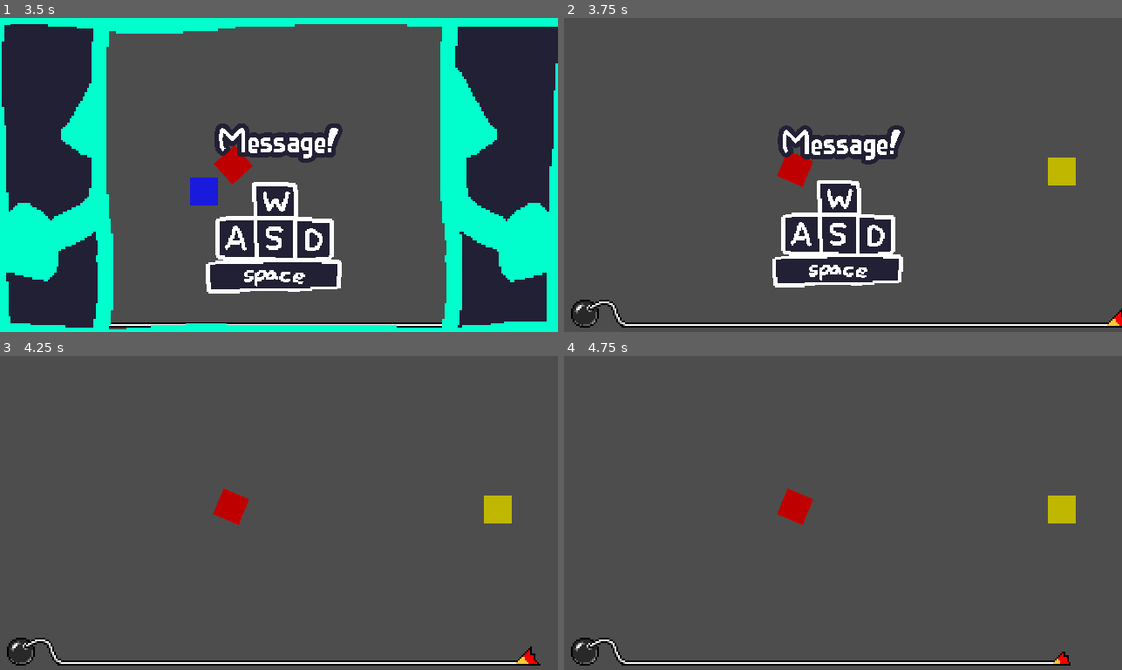
Above: before the commit, frames 1-4 (two rows, left to right).
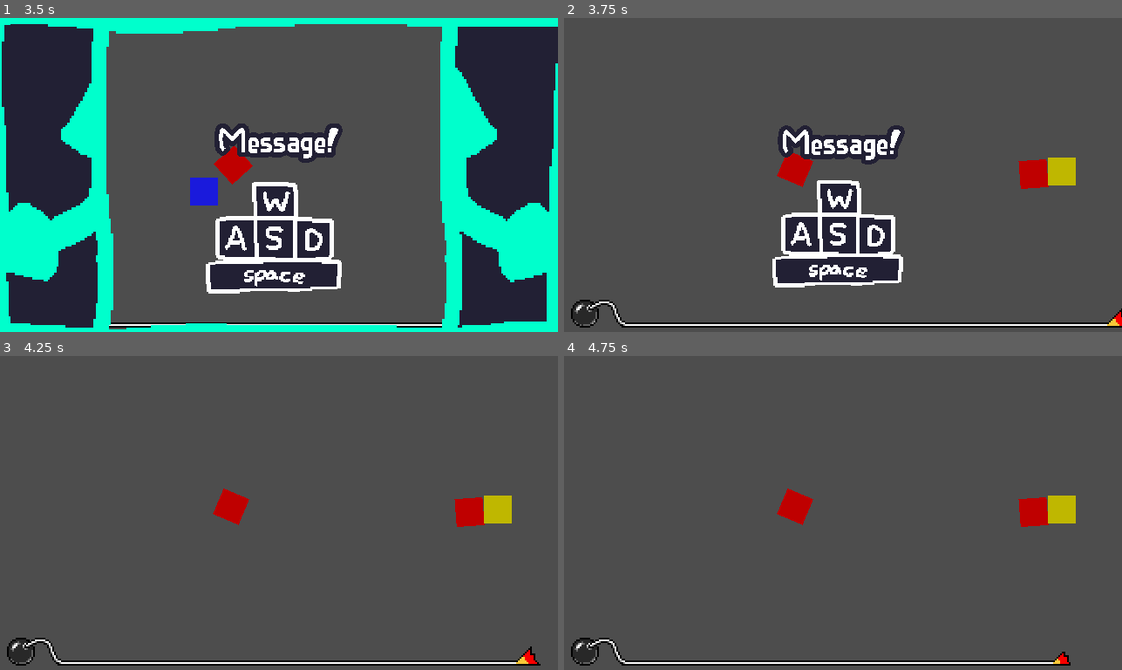
Above: after the commit, the same moments.

Repository: MuizHamzat/MicroGame
Game: Godot game, scene res://scenes/main/main.tscn
The game is run twice, just before and just after one commit, with the same random seed, the same clock (stepped at 60 frames per second) and the same inputs. Sound files missing from this copy of the repository are replaced by a short silence.
Inputs (mouse positions are in pixels of both pictures, inside the frame that each line leads up to):
- Up to frame 1 (3.5 s): click "Start" at 0.5 s; move the mouse to (401, 159) at 1.27 s; hold D (keyboard_right) 1.28-2.03 s; click (401, 159) at 1.42 s; move the mouse to (167, 190) at 2.02 s; hold S (keyboard_down) 2.03-2.78 s; move the mouse to (334, 105) at 2.77 s; hold D (keyboard_right) from 2.78 s (still down)
- Up to frame 2 (3.75 s): move the mouse to (815, 237) at 3.52 s; release D (keyboard_right) at 3.53 s; hold W (keyboard_up) from 3.53 s (still down); click (815, 237) at 3.67 s
- Up to frame 3 (4.25 s): keep holding W (keyboard_up)
- Up to frame 4 (4.75 s): tap Enter at 4.25 s; move the mouse to (1010, 560) at 4.27 s; release W (keyboard_up) at 4.28 s; hold A (keyboard_left) from 4.28 s (still down)

Frame 1 is identical in both runs. In frame 2, 0.4% of the frame differs, in the area x 81-87%, y 45-55%; in frame 3, 0.4%; in frame 4, 0.4%.
Error after the commit: Parse Error: Expected grouping expression. (res://microgames/RideOrDie/scripts/prize.gd:9)

Commit message:
deleted duplicate scripts

Diff:
--- a/MacGDC Microgame Jam 2024 Template/microgames/RideOrDie/player.gd
+++ /dev/null
@@ -1,30 +0,0 @@
-extends CharacterBody2D
-
-var screen_size
-const SPEED = 300.0
-
-
-func _ready():
-	screen_size = get_viewport_rect().size
-
-func _physics_process(delta):
-	velocity = Vector2.ZERO
-	if Input.is_action_pressed("keyboard_down"):
-		velocity.y += 1;
-	if Input.is_action_pressed("keyboard_up"):
-		velocity.y -= 1;
-	if Input.is_action_pressed("keyboard_left"):
-		velocity.x -= 1;
-	if Input.is_action_pressed("keyboard_right"):
-		velocity.x += 1;
-
-	# Normalizing the speed so diagonal isnt faster (can add animation after :))
-	if velocity.length() > 0:
-		velocity = velocity.normalized() * SPEED
-		#$AnimatedSprite2D.play()
-	#else:
-		#$AnimatedSprite2D.stop()
-
-	position += velocity * delta
-	position = position.clamp(Vector2.ZERO, screen_size)
-	move_and_slide()
--- a/MacGDC Microgame Jam 2024 Template/microgames/RideOrDie/scenes/main.tscn
+++ b/MacGDC Microgame Jam 2024 Template/microgames/RideOrDie/scenes/main.tscn
@@ -19,8 +19,12 @@
 
 [node name="Enemy" parent="." instance=ExtResource("4_6ujcx")]
 
+[node name="GoldEnemy" parent="." instance=ExtResource("4_6ujcx")]
+position = Vector2(571, 177)
+
 [node name="prize" parent="." instance=ExtResource("5_5j4p5")]
 position = Vector2(571, 176)
 
 [connection signal="kill" from="Enemy" to="." method="_on_player_killed"]
+[connection signal="kill" from="GoldEnemy" to="." method="_on_player_killed"]
 [connection signal="collect" from="prize" to="." method="_on_prize_collect"]
--- a/MacGDC Microgame Jam 2024 Template/microgames/RideOrDie/scenes/prize.tscn
+++ b/MacGDC Microgame Jam 2024 Template/microgames/RideOrDie/scenes/prize.tscn
@@ -1,7 +1,7 @@
 [gd_scene load_steps=5 format=3 uid="uid://cyak52qexjrux"]
 
-[ext_resource type="Script" path="res://microgames/RideOrDie/prize.gd" id="1_daltk"]
-[ext_resource type="Texture2D" uid="uid://ba3y147seejv8" path="res://microgames/RideOrDie/sprites/Prize.png" id="1_wb2dn"]
+[ext_resource type="Script" path="res://microgames/RideOrDie/scripts/prize.gd" id="1_daltk"]
+[ext_resource type="Texture2D" uid="uid://ckqi6126kyrau" path="res://microgames/RideOrDie/sprites/Prize.png" id="1_wb2dn"]
 
 [sub_resource type="RectangleShape2D" id="RectangleShape2D_rqm0v"]
 size = Vector2(30, 28)
--- a/MacGDC Microgame Jam 2024 Template/microgames/RideOrDie/scripts/main.gd
+++ b/MacGDC Microgame Jam 2024 Template/microgames/RideOrDie/scripts/main.gd
@@ -1,5 +1,4 @@
 extends Microgame
-
 
 # Called when the node enters the scene tree for the first time.
 func _ready() -> void:
--- a/MacGDC Microgame Jam 2024 Template/microgames/RideOrDie/prize.gd
+++ b/MacGDC Microgame Jam 2024 Template/microgames/RideOrDie/scripts/prize.gd
@@ -1,9 +1,13 @@
 extends Area2D
 signal collect
 
+@onready var gold_enemy = $"../GoldEnemy"
+
 # Called every frame. 'delta' is the elapsed time since the previous frame.
 func _process(delta):
-	pass
+	# Makes the coin stick to the enemy
+	if ():
+		position = gold_enemy.position
 
 
 func _on_body_entered(body):
